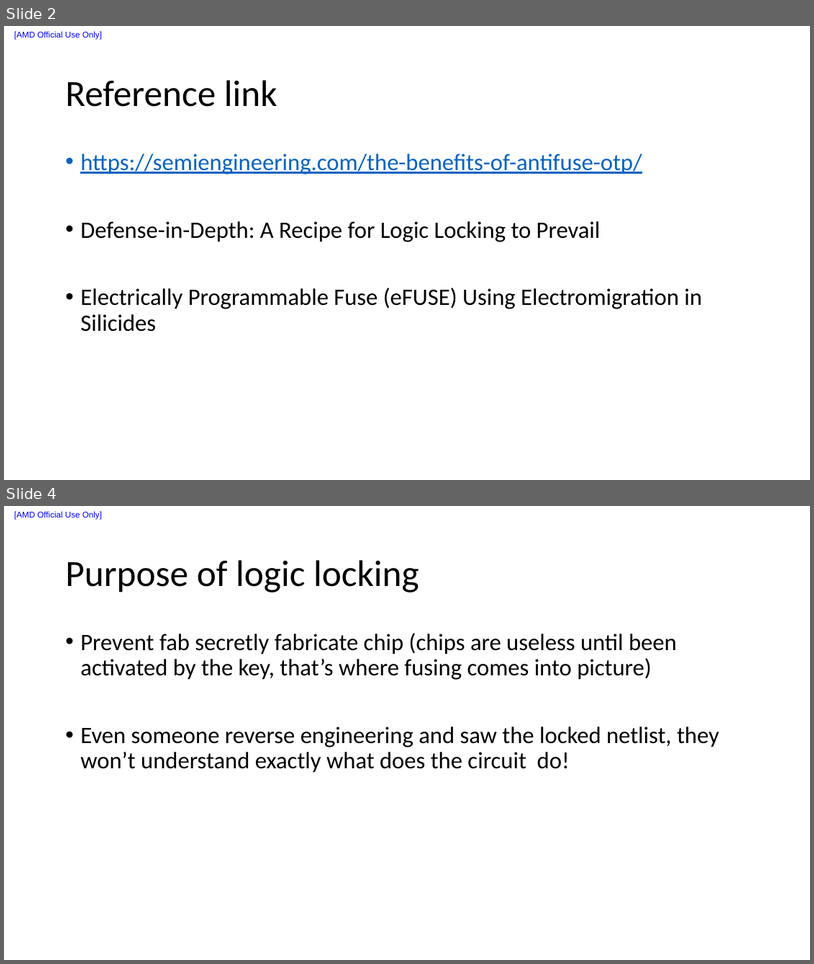
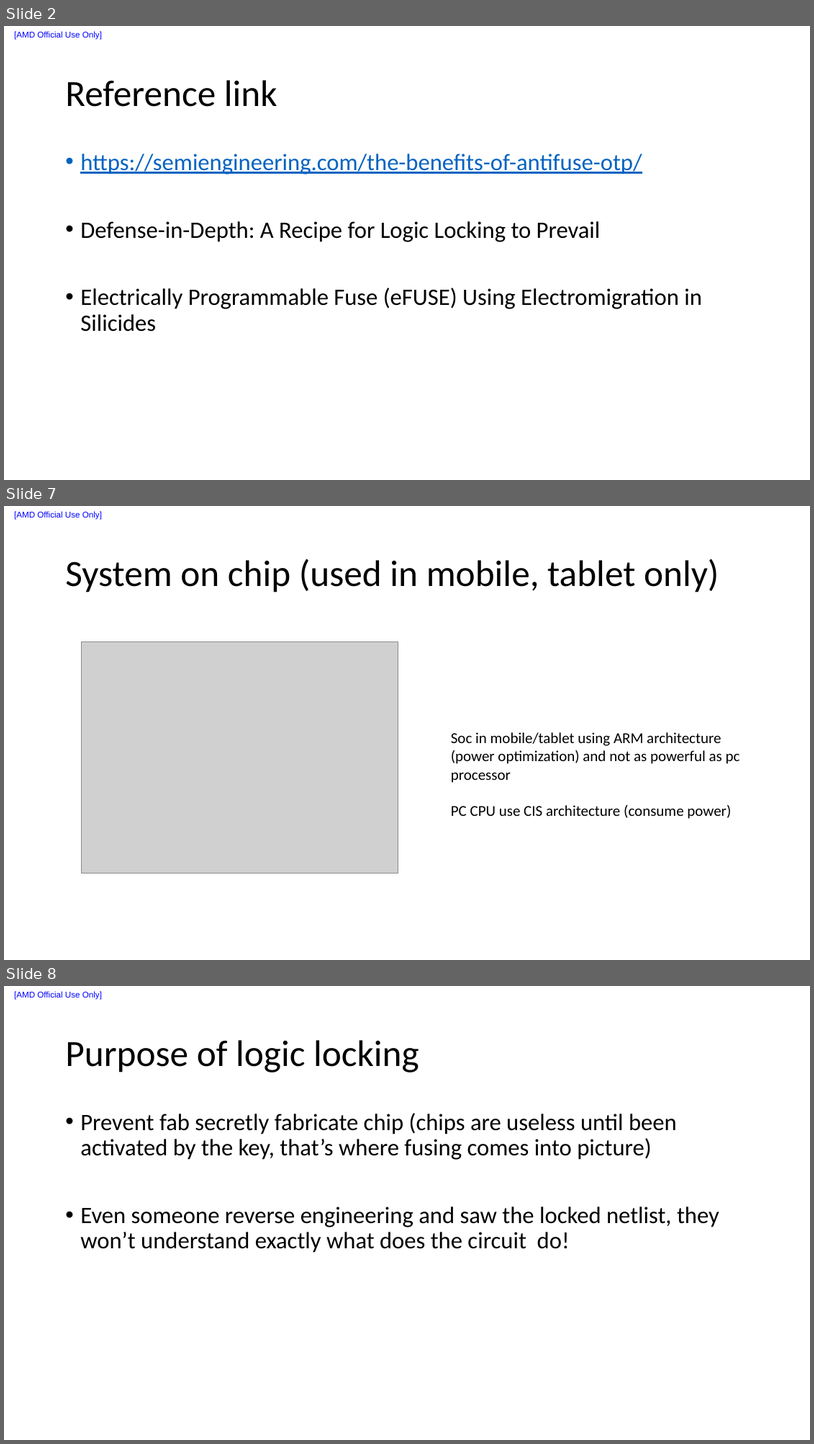
Before and after one commit to liuxu-github-ui/SemiconductorTechnology, a slide deck: Testing/efuse.pptx. Shown one above the other, each under a label of ours: slides 2 and 4 before the commit, slides 2, 7 and 8 after it; the slides between them are not shown. The pictures are 814x964 and 814x1444 pixels, drawn with LibreOffice and Linux fonts; fonts in the diff are those of the drawing; grey boxes stand for pictures. Boxes give left, top, right and bottom in pixels: in the first picture for what was removed or moved away, otherwise in the second. Text is boxed around its words. In the diff, an @@ line names an element or a change of style, - is before the commit and + after.

```diff
--- a/Testing/efuse.pptx
+++ b/Testing/efuse.pptx
@@ slide 7 added at [4, 506, 810, 960], background #FFFFFF; not listed: 1 template element that a slide beside it also shows @@
@@ title added at [65, 559, 719, 592], 44 pt, text #000000 @@
+System on chip (used in mobile, tablet only)
@@ picture added at [82, 641, 398, 873] @@
@@ text added at [451, 732, 741, 818], 18 pt, text #000000 @@
+Soc in mobile/tablet using ARM architecture (power optimization) and not as powerful as pc processor
+PC CPU use CIS architecture (consume power)
@@ what was slide 4 is now slide 8 @@
```
Also in this commit, not shown: 1 slide changed, 3 other slides added, 1 other file.
